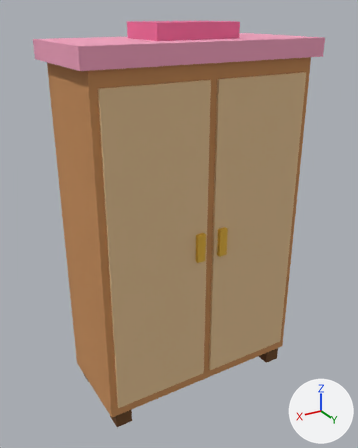
Two versions of the glTF model assets/generated/box-props/ncb-wardrobe.glb, one commit apart.
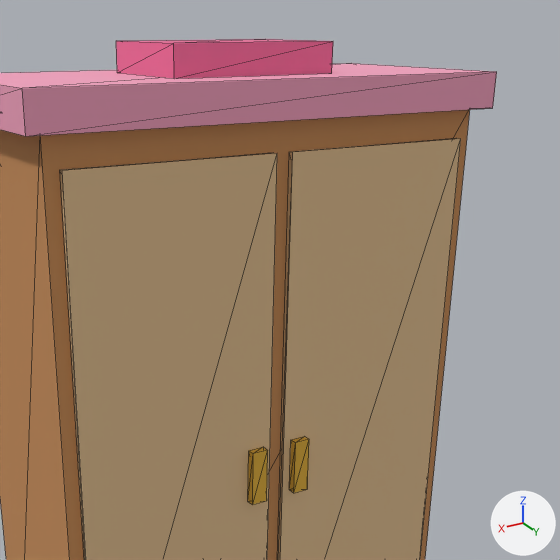
Each version is shown whole from a 50 mm lens placed at (1.78, 2.92, 2.78), pointed at (0.03, 0.0, 1.32), then close up on the part from 19% to 100% of the width and 0% to 65% of the height. The axes (+X, +Y, +Z) are drawn at lower right. The lights are the same throughout. The older version's two pictures come first. The close-ups show mesh edges as thin lines. Vertices at exactly the same position are counted once.

The scene before the commit, as lines of its bpy script (objects in view):
```python
me_box_prop = bpy.data.meshes.new('box-prop')
me_box_prop.from_pydata(...)  # 88 vertices, 132 faces; spans x -0.86..0.86, y -0.4..0.4, z 0.0..2.72
me_box_prop.materials.append(mat_box_prop)
ob_box_prop = bpy.data.objects.new('box-prop', me_box_prop)
ob_box_prop.location = (0.0, 0.0, 0.0)
```
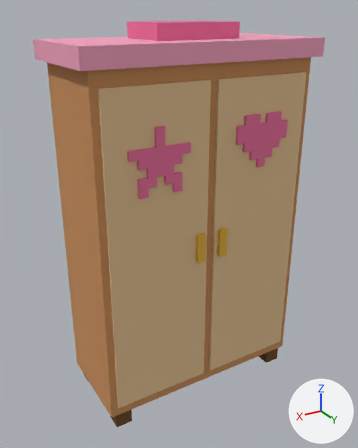
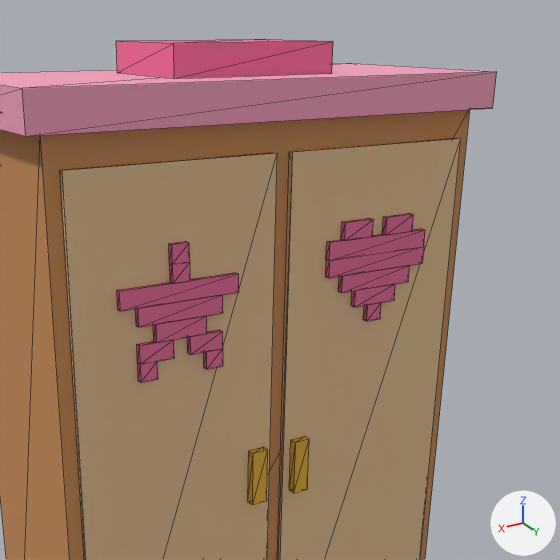
The edits, one by one:
me_box_prop is used by ob_box_prop; location (0.0, 0.0, 0.0).
me_box_prop had 88 vertices, 132 faces and spanned x -0.86..0.86, y -0.4..0.4, z 0.0..2.72.
me_box_prop now has 204 vertices, 324 faces and spans x -0.86..0.86, y -0.4..0.4, z 0.0..2.72.
me_box_prop part 1: a new loose piece, a box spanning x -0.54..-0.42, y 0.37..0.39, z 2.1..2.16, in mat_box_prop.
me_box_prop part 2: a new loose piece, a box spanning x -0.36..-0.24, y 0.37..0.39, z 2.1..2.16, in mat_box_prop.
me_box_prop part 3: a new loose piece, a box spanning x -0.54..-0.24, y 0.37..0.39, z 1.92..1.98, in mat_box_prop.
me_box_prop part 4: a new loose piece, a box spanning x -0.48..-0.3, y 0.37..0.39, z 1.86..1.92, in mat_box_prop.
me_box_prop part 5: a new loose piece, a box spanning x -0.42..-0.36, y 0.37..0.39, z 1.8..1.86, in mat_box_prop.
me_box_prop part 6: a new loose piece, a box spanning x 0.18..0.6, y 0.37..0.39, z 1.98..2.04, in mat_box_prop.
me_box_prop part 7: a new loose piece, a box spanning x 0.24..0.54, y 0.37..0.39, z 1.92..1.98, in mat_box_prop.
me_box_prop part 8: a new loose piece, a box spanning x 0.3..0.48, y 0.37..0.39, z 1.86..1.92, in mat_box_prop.
me_box_prop part 9: a new loose piece of 14 vertices spanning x 0.24..0.36, y 0.37..0.39, z 1.74..1.86, in mat_box_prop.
me_box_prop part 10: a new loose piece of 14 vertices spanning x 0.42..0.54, y 0.37..0.39, z 1.74..1.86, in mat_box_prop.
Part 11, on me_box_prop:
24 vertices are added at x -0.6..0.42, y 0.37..0.39, z 1.98..2.16.
48 new faces join them.

Where the change shows, as pixel boxes [x1, y1, x2, y2] in the close-ups (560 x 560 px):
part 1 of me_box_prop, added (purple)
    after: [382, 213, 414, 235]
part 2 of me_box_prop, added (purple)
    after: [341, 218, 374, 241]
part 3 of me_box_prop, added (purple)
    after: [338, 265, 410, 293]
part 4 of me_box_prop, added (purple)
    after: [351, 284, 395, 307]
part 5 of me_box_prop, added
    after: [363, 303, 381, 321]
part 6 of me_box_prop, added (purple)
    after: [117, 273, 239, 311]
part 7 of me_box_prop, added (purple)
    after: [135, 295, 223, 327]
part 8 of me_box_prop, added (purple)
    after: [153, 316, 207, 343]
part 9 of me_box_prop, added (purple)
    after: [187, 330, 223, 369]
part 10 of me_box_prop, added (purple)
    after: [137, 340, 174, 382]
part 11 of me_box_prop, added (purple)
    after: [169, 229, 425, 284]
